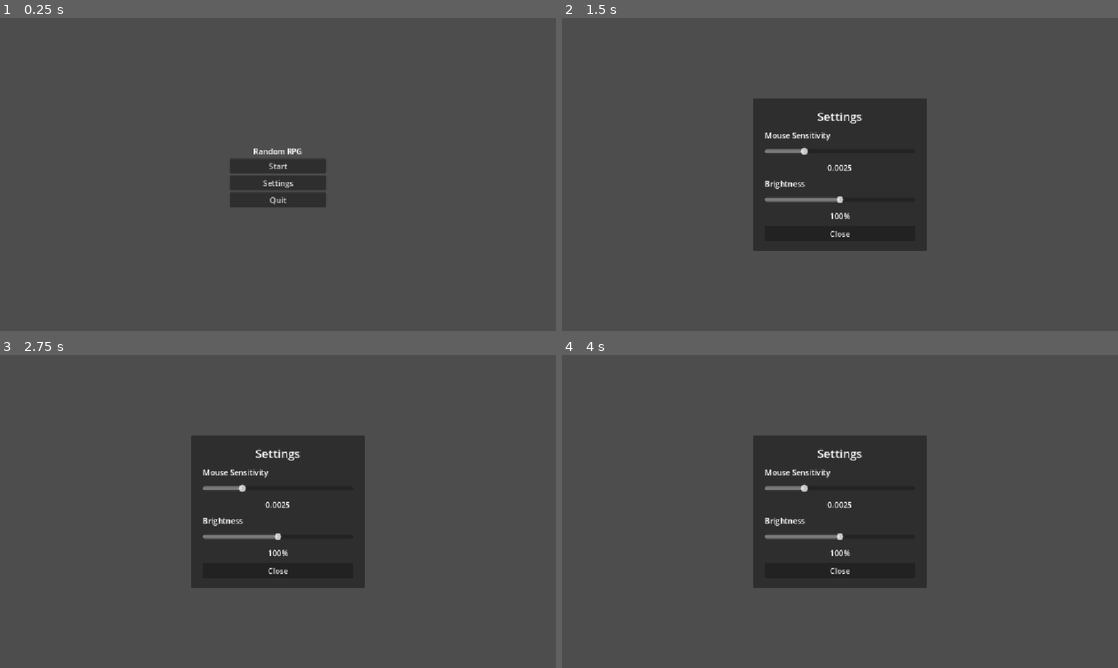
Above: before the commit, frames 1-4 (two rows, left to right).
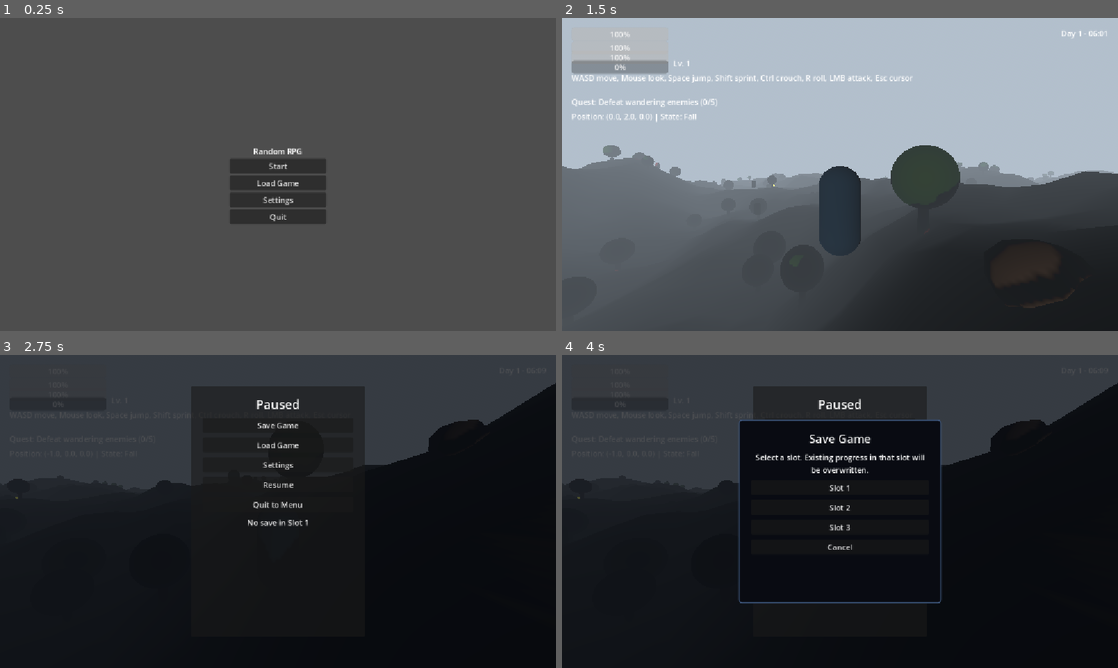
Above: after the commit, the same moments.

Repository: yunji0387/random-rpg
Game: Godot game, scene res://scenes/ui/MainMenu.tscn
The game is run twice, just before and just after one commit, with the same random seed, the same clock (stepped at 60 frames per second) and the same inputs.
Inputs (mouse positions are in pixels of both pictures, inside the frame that each line leads up to):
- Up to frame 1 (0.25 s): no input
- Up to frame 2 (1.5 s): click (840, 183) at 0.5 s, where only the run after the commit has a clickable "Load Game"; click (840, 140) at 1.25 s, where only the run after the commit has a clickable "Slot 1 - Empty"
- Up to frame 3 (2.75 s): tap Enter at 2 s; move the mouse to (400, 495) at 2.02 s; hold D from 2.03 s (still down); tap P at 2.1 s; click (400, 495) at 2.17 s; tap Space at 2.27 s
- Up to frame 4 (4 s): release D at 2.75 s; click (840, 423) at 2.75 s, where only the run after the commit has a clickable "Save Game"; click (840, 445) at 3.5 s, where only the run after the commit has a clickable "Load Game"

The runs differ from the first frame. In frame 1, 0.9% of the frame differs, in the area x 41-59%, y 51-66%; in frame 2, 79%, in the area x 0-100%, y 0-100%; in frame 3, 67%; in frame 4, 76%.

Commit message:
Implement save/load functionality with multiple slots and confirmation prompts

Diff:
--- a/scenes/ui/HUD.tscn
+++ b/scenes/ui/HUD.tscn
@@ -1,7 +1,31 @@
-[gd_scene load_steps=3 format=3]
+[gd_scene load_steps=5 format=3]
 
 [ext_resource type="Script" path="res://scripts/HUD.gd" id="1"]
 [ext_resource type="PackedScene" path="res://scenes/ui/SettingsPanel.tscn" id="2"]
+
+[sub_resource type="StyleBoxFlat" id="StyleBoxFlat_slot_panel"]
+bg_color = Color(0.035, 0.045, 0.07, 1)
+border_width_left = 2
+border_width_top = 2
+border_width_right = 2
+border_width_bottom = 2
+border_color = Color(0.25, 0.35, 0.5, 1)
+corner_radius_top_left = 6
+corner_radius_top_right = 6
+corner_radius_bottom_right = 6
+corner_radius_bottom_left = 6
+
+[sub_resource type="StyleBoxFlat" id="StyleBoxFlat_confirmation_panel"]
+bg_color = Color(0.07, 0.04, 0.04, 1)
+border_width_left = 2
+border_width_top = 2
+border_width_right = 2
+border_width_bottom = 2
+border_color = Color(0.65, 0.3, 0.2, 1)
+corner_radius_top_left = 6
+corner_radius_top_right = 6
+corner_radius_bottom_right = 6
+corner_radius_bottom_left = 6
 
 [node name="HUD" type="CanvasLayer"]
 script = ExtResource("1")
@@ -161,9 +185,9 @@
 anchor_right = 0.5
 anchor_bottom = 0.5
 offset_left = -180.0
-offset_top = -170.0
+offset_top = -260.0
 offset_right = 180.0
-offset_bottom = 170.0
+offset_bottom = 260.0
 
 [node name="MarginContainer" type="MarginContainer" parent="Control/PauseOverlay/PausePanel"]
 layout_mode = 2
@@ -220,9 +244,115 @@
 offset_top = -150.0
 offset_right = 180.0
 offset_bottom = 150.0
+
+[node name="SlotSelectionPanel" type="PanelContainer" parent="Control/PauseOverlay"]
+visible = false
+theme_override_styles/panel = SubResource("StyleBoxFlat_slot_panel")
+layout_mode = 1
+anchors_preset = 8
+anchor_left = 0.5
+anchor_top = 0.5
+anchor_right = 0.5
+anchor_bottom = 0.5
+offset_left = -210.0
+offset_top = -190.0
+offset_right = 210.0
+offset_bottom = 190.0
+
+[node name="MarginContainer" type="MarginContainer" parent="Control/PauseOverlay/SlotSelectionPanel"]
+layout_mode = 2
+theme_override_constants/margin_left = 24
+theme_override_constants/margin_top = 20
+theme_override_constants/margin_right = 24
+theme_override_constants/margin_bottom = 20
+
+[node name="VBoxContainer" type="VBoxContainer" parent="Control/PauseOverlay/SlotSelectionPanel/MarginContainer"]
+layout_mode = 2
+theme_override_constants/separation = 10
+
+[node name="TitleLabel" type="Label" parent="Control/PauseOverlay/SlotSelectionPanel/MarginContainer/VBoxContainer"]
+layout_mode = 2
+theme_override_font_sizes/font_size = 24
+text = "Select Slot"
+horizontal_alignment = 1
+
+[node name="WarningLabel" type="Label" parent="Control/PauseOverlay/SlotSelectionPanel/MarginContainer/VBoxContainer"]
+custom_minimum_size = Vector2(0, 48)
+layout_mode = 2
+text = "Warning"
+horizontal_alignment = 1
+autowrap_mode = 2
+
+[node name="Slot1Button" type="Button" parent="Control/PauseOverlay/SlotSelectionPanel/MarginContainer/VBoxContainer"]
+layout_mode = 2
+text = "Slot 1"
+
+[node name="Slot2Button" type="Button" parent="Control/PauseOverlay/SlotSelectionPanel/MarginContainer/VBoxContainer"]
+layout_mode = 2
+text = "Slot 2"
+
+[node name="Slot3Button" type="Button" parent="Control/PauseOverlay/SlotSelectionPanel/MarginContainer/VBoxContainer"]
+layout_mode = 2
+text = "Slot 3"
+
+[node name="CancelButton" type="Button" parent="Control/PauseOverlay/SlotSelectionPanel/MarginContainer/VBoxContainer"]
+layout_mode = 2
+text = "Cancel"
+
+[node name="SaveConfirmationPanel" type="PanelContainer" parent="Control/PauseOverlay"]
+visible = false
+theme_override_styles/panel = SubResource("StyleBoxFlat_confirmation_panel")
+layout_mode = 1
+anchors_preset = 8
+anchor_left = 0.5
+anchor_top = 0.5
+anchor_right = 0.5
+anchor_bottom = 0.5
+offset_left = -230.0
+offset_top = -140.0
+offset_right = 230.0
+offset_bottom = 140.0
+
+[node name="MarginContainer" type="MarginContainer" parent="Control/PauseOverlay/SaveConfirmationPanel"]
+layout_mode = 2
+theme_override_constants/margin_left = 24
+theme_override_constants/margin_top = 20
+theme_override_constants/margin_right = 24
+theme_override_constants/margin_bottom = 20
+
+[node name="VBoxContainer" type="VBoxContainer" parent="Control/PauseOverlay/SaveConfirmationPanel/MarginContainer"]
+layout_mode = 2
+theme_override_constants/separation = 10
+
+[node name="TitleLabel" type="Label" parent="Control/PauseOverlay/SaveConfirmationPanel/MarginContainer/VBoxContainer"]
+layout_mode = 2
+theme_override_font_sizes/font_size = 22
+text = "Confirm Save"
+horizontal_alignment = 1
+
+[node name="WarningLabel" type="Label" parent="Control/PauseOverlay/SaveConfirmationPanel/MarginContainer/VBoxContainer"]
+custom_minimum_size = Vector2(0, 64)
+layout_mode = 2
+text = "Warning: existing progress will be overwritten."
+horizontal_alignment = 1
+autowrap_mode = 2
+
+[node name="ConfirmButton" type="Button" parent="Control/PauseOverlay/SaveConfirmationPanel/MarginContainer/VBoxContainer"]
+layout_mode = 2
+text = "Overwrite and Save"
+
+[node name="CancelButton" type="Button" parent="Control/PauseOverlay/SaveConfirmationPanel/MarginContainer/VBoxContainer"]
+layout_mode = 2
+text = "Cancel"
 
 [connection signal="pressed" from="Control/PauseOverlay/PausePanel/MarginContainer/VBoxContainer/SaveButton" to="." method="_on_save_pressed"]
 [connection signal="pressed" from="Control/PauseOverlay/PausePanel/MarginContainer/VBoxContainer/LoadButton" to="." method="_on_load_pressed"]
 [connection signal="pressed" from="Control/PauseOverlay/PausePanel/MarginContainer/VBoxContainer/SettingsButton" to="." method="_on_settings_pressed"]
 [connection signal="pressed" from="Control/PauseOverlay/PausePanel/MarginContainer/VBoxContainer/ResumeButton" to="." method="_on_resume_pressed"]
 [connection signal="pressed" from="Control/PauseOverlay/PausePanel/MarginContainer/VBoxContainer/QuitButton" to="." method="_on_quit_pressed"]
+[connection signal="pressed" from="Control/PauseOverlay/SlotSelectionPanel/MarginContainer/VBoxContainer/Slot1Button" to="." method="_on_save_slot_1_pressed"]
+[connection signal="pressed" from="Control/PauseOverlay/SlotSelectionPanel/MarginContainer/VBoxContainer/Slot2Button" to="." method="_on_save_slot_2_pressed"]
+[connection signal="pressed" from="Control/PauseOverlay/SlotSelectionPanel/MarginContainer/VBoxContainer/Slot3Button" to="." method="_on_save_slot_3_pressed"]
+[connection signal="pressed" from="Control/PauseOverlay/SlotSelectionPanel/MarginContainer/VBoxContainer/CancelButton" to="." method="_on_slot_selection_cancelled"]
+[connection signal="pressed" from="Control/PauseOverlay/SaveConfirmationPanel/MarginContainer/VBoxContainer/ConfirmButton" to="." method="_on_save_confirmation_confirmed"]
+[connection signal="pressed" from="Control/PauseOverlay/SaveConfirmationPanel/MarginContainer/VBoxContainer/CancelButton" to="." method="_on_save_confirmation_cancelled"]
--- a/scenes/ui/MainMenu.tscn
+++ b/scenes/ui/MainMenu.tscn
@@ -28,6 +28,9 @@
 [node name="StartButton" type="Button" parent="VBoxContainer"]
 text = "Start"
 
+[node name="LoadButton" type="Button" parent="VBoxContainer"]
+text = "Load Game"
+
 [node name="SettingsButton" type="Button" parent="VBoxContainer"]
 text = "Settings"
 
@@ -46,3 +49,54 @@
 offset_top = -150.0
 offset_right = 180.0
 offset_bottom = 150.0
+
+[node name="LoadSlotsPanel" type="PanelContainer" parent="."]
+visible = false
+layout_mode = 1
+anchors_preset = 8
+anchor_left = 0.5
+anchor_top = 0.5
+anchor_right = 0.5
+anchor_bottom = 0.5
+offset_left = -180.0
+offset_top = -150.0
+offset_right = 180.0
+offset_bottom = 150.0
+
+[node name="MarginContainer" type="MarginContainer" parent="LoadSlotsPanel"]
+layout_mode = 2
+theme_override_constants/margin_left = 24
+theme_override_constants/margin_top = 20
+theme_override_constants/margin_right = 24
+theme_override_constants/margin_bottom = 20
+
+[node name="VBoxContainer" type="VBoxContainer" parent="LoadSlotsPanel/MarginContainer"]
+layout_mode = 2
+theme_override_constants/separation = 10
+
+[node name="TitleLabel" type="Label" parent="LoadSlotsPanel/MarginContainer/VBoxContainer"]
+layout_mode = 2
+theme_override_font_sizes/font_size = 24
+text = "Load Game"
+horizontal_alignment = 1
+
+[node name="LoadSlot1Button" type="Button" parent="LoadSlotsPanel/MarginContainer/VBoxContainer"]
+layout_mode = 2
+text = "Load Slot 1"
+
+[node name="LoadSlot2Button" type="Button" parent="LoadSlotsPanel/MarginContainer/VBoxContainer"]
+layout_mode = 2
+text = "Load Slot 2"
+
+[node name="LoadSlot3Button" type="Button" parent="LoadSlotsPanel/MarginContainer/VBoxContainer"]
+layout_mode = 2
+text = "Load Slot 3"
+
+[node name="CloseButton" type="Button" parent="LoadSlotsPanel/MarginContainer/VBoxContainer"]
+layout_mode = 2
+text = "Back"
+
+[connection signal="pressed" from="LoadSlotsPanel/MarginContainer/VBoxContainer/LoadSlot1Button" to="." method="_on_load_slot_1_pressed"]
+[connection signal="pressed" from="LoadSlotsPanel/MarginContainer/VBoxContainer/LoadSlot2Button" to="." method="_on_load_slot_2_pressed"]
+[connection signal="pressed" from="LoadSlotsPanel/MarginContainer/VBoxContainer/LoadSlot3Button" to="." method="_on_load_slot_3_pressed"]
+[connection signal="pressed" from="LoadSlotsPanel/MarginContainer/VBoxContainer/CloseButton" to="." method="_on_load_slots_close_pressed"]
--- a/scripts/HUD.gd
+++ b/scripts/HUD.gd
@@ -2,6 +2,8 @@
 
 signal save_requested
 signal load_requested
+signal save_slot_requested(slot: int)
+signal load_slot_requested(slot: int)
 signal quit_requested
 
 @onready var health_bar: ProgressBar = $Control/HealthBar
@@ -19,7 +21,15 @@
 @onready var inventory_summary_label: Label = $Control/InventoryPanel/MarginContainer/VBoxContainer/InventorySummaryLabel
 @onready var pause_overlay: ColorRect = $Control/PauseOverlay
 @onready var pause_status_label: Label = $Control/PauseOverlay/PausePanel/MarginContainer/VBoxContainer/PauseStatusLabel
+@onready var slot_selection_panel: PanelContainer = $Control/PauseOverlay/SlotSelectionPanel
+@onready var slot_selection_title: Label = $Control/PauseOverlay/SlotSelectionPanel/MarginContainer/VBoxContainer/TitleLabel
+@onready var slot_selection_warning: Label = $Control/PauseOverlay/SlotSelectionPanel/MarginContainer/VBoxContainer/WarningLabel
+@onready var save_confirmation_panel: PanelContainer = $Control/PauseOverlay/SaveConfirmationPanel
+@onready var save_confirmation_label: Label = $Control/PauseOverlay/SaveConfirmationPanel/MarginContainer/VBoxContainer/WarningLabel
 @onready var settings_panel: PanelContainer = $Control/SettingsPanel
+
+var slot_selection_mode := ""
+var selected_save_slot := 0
 
 
 func _ready() -> void:
@@ -30,6 +40,8 @@
 	inventory_panel.visible = false
 	inventory_list.clear()
 	pause_overlay.visible = false
+	slot_selection_panel.visible = false
+	save_confirmation_panel.visible = false
 	settings_panel.visible = false
 	settings_panel.close_requested.connect(_on_settings_closed)
 
@@ -45,6 +57,10 @@
 				player.toggle_inventory()
 		elif settings_panel.visible:
 			_on_settings_closed()
+		elif save_confirmation_panel.visible:
+			_on_save_confirmation_cancelled()
+		elif slot_selection_panel.visible:
+			_on_slot_selection_cancelled()
 		elif pause_overlay.visible:
 			toggle_pause_menu()
 		else:
@@ -54,6 +70,8 @@
 
 func toggle_pause_menu() -> void:
 	if settings_panel.visible:
+		return
+	if slot_selection_panel.visible or save_confirmation_panel.visible:
 		return
 	if inventory_panel.visible:
 		return
@@ -68,11 +86,79 @@
 
 
 func _on_save_pressed() -> void:
-	save_requested.emit()
+	_open_slot_selection("save")
 
 
 func _on_load_pressed() -> void:
-	load_requested.emit()
+	_open_slot_selection("load")
+
+
+func _on_save_slot_pressed(slot: int) -> void:
+	if slot_selection_mode == "save":
+		selected_save_slot = slot
+		save_confirmation_label.text = "Warning: saving to Slot %d will overwrite its existing progress." % slot
+		slot_selection_panel.visible = false
+		save_confirmation_panel.visible = true
+	else:
+		_on_load_slot_pressed(slot)
+
+
+func _open_slot_selection(mode: String) -> void:
+	slot_selection_mode = mode
+	slot_selection_panel.visible = true
+	save_confirmation_panel.visible = false
+	if mode == "save":
+		slot_selection_title.text = "Save Game"
+		slot_selection_warning.text = "Select a slot. Existing progress in that slot will be overwritten."
+	else:
+		slot_selection_title.text = "Load Game"
+		slot_selection_warning.text = "Warning: loading will discard unsaved progress."
+
+
+func _on_slot_selection_cancelled() -> void:
+	slot_selection_panel.visible = false
+	slot_selection_mode = ""
+
+
+func _on_save_confirmation_confirmed() -> void:
+	save_slot_requested.emit(selected_save_slot)
+	save_confirmation_panel.visible = false
+	slot_selection_mode = ""
+
+
+func _on_save_confirmation_cancelled() -> void:
+	save_confirmation_panel.visible = false
+	slot_selection_mode = ""
+
+
+func _on_load_slot_pressed(slot: int) -> void:
+	load_slot_requested.emit(slot)
+	slot_selection_panel.visible = false
+	slot_selection_mode = ""
+
+
+func _on_save_slot_1_pressed() -> void:
+	_on_save_slot_pressed(1)
+
+
+func _on_save_slot_2_pressed() -> void:
+	_on_save_slot_pressed(2)
+
+
+func _on_save_slot_3_pressed() -> void:
+	_on_save_slot_pressed(3)
+
+
+func _on_load_slot_1_pressed() -> void:
+	_on_load_slot_pressed(1)
+
+
+func _on_load_slot_2_pressed() -> void:
+	_on_load_slot_pressed(2)
+
+
+func _on_load_slot_3_pressed() -> void:
+	_on_load_slot_pressed(3)
 
 
 func _on_settings_pressed() -> void:
--- a/scripts/Main.gd
+++ b/scripts/Main.gd
@@ -19,8 +19,14 @@
 	quest_manager.quest_updated.connect(hud.set_quest_text)
 	hud.save_requested.connect(save_game)
 	hud.load_requested.connect(load_game)
+	hud.save_slot_requested.connect(save_game)
+	hud.load_slot_requested.connect(load_game)
 	hud.quit_requested.connect(_quit_to_menu)
 	save_system.save_completed.connect(hud.show_save_status)
+	if Settings.pending_load_slot > 0:
+		var slot := Settings.pending_load_slot
+		Settings.pending_load_slot = 0
+		save_system.load_game(player, quest_manager, day_night, slot)
 
 
 func _process(_delta: float) -> void:
@@ -29,12 +35,12 @@
 	hud.set_time(day_night.get_time_string())
 
 
-func save_game() -> void:
-	save_system.save_game(player, quest_manager, day_night)
+func save_game(slot: int = 1) -> void:
+	save_system.save_game(player, quest_manager, day_night, slot)
 
 
-func load_game() -> void:
-	save_system.load_game(player, quest_manager, day_night)
+func load_game(slot: int = 1) -> void:
+	save_system.load_game(player, quest_manager, day_night, slot)
 
 
 func _quit_to_menu() -> void:
--- a/scripts/MainMenu.gd
+++ b/scripts/MainMenu.gd
@@ -1,16 +1,23 @@
 extends Control
 
 @onready var start_button: Button = $VBoxContainer/StartButton
+@onready var load_button: Button = $VBoxContainer/LoadButton
 @onready var settings_button: Button = $VBoxContainer/SettingsButton
 @onready var quit_button: Button = $VBoxContainer/QuitButton
 @onready var settings_panel: PanelContainer = $SettingsPanel
+@onready var load_slots_panel: PanelContainer = $LoadSlotsPanel
+@onready var load_slot_1_button: Button = $LoadSlotsPanel/MarginContainer/VBoxContainer/LoadSlot1Button
+@onready var load_slot_2_button: Button = $LoadSlotsPanel/MarginContainer/VBoxContainer/LoadSlot2Button
+@onready var load_slot_3_button: Button = $LoadSlotsPanel/MarginContainer/VBoxContainer/LoadSlot3Button
 
 
 func _ready() -> void:
 	start_button.pressed.connect(_on_start_pressed)
+	load_button.pressed.connect(_on_load_pressed)
 	settings_button.pressed.connect(_on_settings_pressed)
 	quit_button.pressed.connect(_on_quit_pressed)
 	settings_panel.close_requested.connect(_on_settings_closed)
+	load_slots_panel.visible = false
 
 
 func _on_start_pressed() -> void:
@@ -29,3 +36,33 @@
 func _on_settings_closed() -> void:
 	settings_panel.visible = false
 	$VBoxContainer.visible = true
+
+
+func _on_load_pressed() -> void:
+	$VBoxContainer.visible = false
+	load_slots_panel.visible = true
+	load_slot_1_button.text = SaveSystem.get_slot_status(1)
+	load_slot_2_button.text = SaveSystem.get_slot_status(2)
+	load_slot_3_button.text = SaveSystem.get_slot_status(3)
+
+
+func _load_slot(slot: int) -> void:
+	Settings.pending_load_slot = slot
+	get_tree().change_scene_to_file("res://scenes/Main.tscn")
+
+
+func _on_load_slot_1_pressed() -> void:
+	_load_slot(1)
+
+
+func _on_load_slot_2_pressed() -> void:
+	_load_slot(2)
+
+
+func _on_load_slot_3_pressed() -> void:
+	_load_slot(3)
+
+
+func _on_load_slots_close_pressed() -> void:
+	load_slots_panel.visible = false
+	$VBoxContainer.visible = true
--- a/scripts/SaveSystem.gd
+++ b/scripts/SaveSystem.gd
@@ -1,7 +1,8 @@
 class_name SaveSystem
 extends Node
 
-const SAVE_PATH := "user://random_rpg_save.json"
+const LEGACY_SAVE_PATH := "user://random_rpg_save.json"
+const SAVE_PATH_TEMPLATE := "user://random_rpg_save_%d.json"
 const SAVE_VERSION := 1
 
 signal save_completed(success: bool, message: String)
@@ -12,7 +13,10 @@
 	process_mode = Node.PROCESS_MODE_ALWAYS
 
 
-func save_game(player: Node, quest_manager: Node, day_night: Node) -> bool:
+func save_game(player: Node, quest_manager: Node, day_night: Node, slot: int = 1) -> bool:
+	if not _is_valid_slot(slot):
+		save_completed.emit(false, "Invalid save slot")
+		return false
 	var data := {
 		"version": SAVE_VERSION,
 		"player": _player_to_dict(player),
@@ -22,21 +26,27 @@
 			"day_count": day_night.day_count
 		}
 	}
-	var file := FileAccess.open(SAVE_PATH, FileAccess.WRITE)
+	var file := FileAccess.open(_slot_path(slot), FileAccess.WRITE)
 	if file == null:
 		save_completed.emit(false, "Unable to open save file")
 		return false
 	file.store_string(JSON.stringify(data))
 	file.close()
-	save_completed.emit(true, "Game saved")
+	save_completed.emit(true, "Game saved to Slot %d" % slot)
 	return true
 
 
-func load_game(player: Node, quest_manager: Node, day_night: Node) -> bool:
-	if not FileAccess.file_exists(SAVE_PATH):
-		save_completed.emit(false, "No save file found")
+func load_game(player: Node, quest_manager: Node, day_night: Node, slot: int = 1) -> bool:
+	if not _is_valid_slot(slot):
+		save_completed.emit(false, "Invalid save slot")
 		return false
-	var file := FileAccess.open(SAVE_PATH, FileAccess.READ)
+	var path := _slot_path(slot)
+	if slot == 1 and not FileAccess.file_exists(path) and FileAccess.file_exists(LEGACY_SAVE_PATH):
+		path = LEGACY_SAVE_PATH
+	if not FileAccess.file_exists(path):
+		save_completed.emit(false, "No save in Slot %d" % slot)
+		return false
+	var file := FileAccess.open(path, FileAccess.READ)
 	if file == null:
 		save_completed.emit(false, "Unable to read save file")
 		return false
@@ -49,12 +59,26 @@
 	_apply_player(player, parsed.get("player", {}))
 	_apply_quest(quest_manager, parsed.get("quest", {}))
 	_apply_day_night(day_night, parsed.get("day_night", {}))
-	save_completed.emit(true, "Game loaded")
+	save_completed.emit(true, "Loaded Slot %d" % slot)
 	return true
 
 
-func has_save() -> bool:
-	return FileAccess.file_exists(SAVE_PATH)
+static func has_save(slot: int = 1) -> bool:
+	if not _is_valid_slot(slot):
+		return false
+	return FileAccess.file_exists(_slot_path(slot)) or (slot == 1 and FileAccess.file_exists(LEGACY_SAVE_PATH))
+
+
+static func get_slot_status(slot: int) -> String:
+	return "Slot %d - %s" % [slot, "Available" if has_save(slot) else "Empty"]
+
+
+static func _is_valid_slot(slot: int) -> bool:
+	return slot >= 1 and slot <= 3
+
+
+static func _slot_path(slot: int) -> String:
+	return SAVE_PATH_TEMPLATE % slot
 
 
 func _player_to_dict(player: Node) -> Dictionary:
--- a/scripts/Settings.gd
+++ b/scripts/Settings.gd
@@ -4,6 +4,7 @@
 
 var mouse_sensitivity: float = 0.0025
 var brightness: float = 1.0
+var pending_load_slot: int = 0
 
 
 func _ready() -> void:
Not shown, changed: ARCHITECTURE.md
Not shown, changed: README.md
